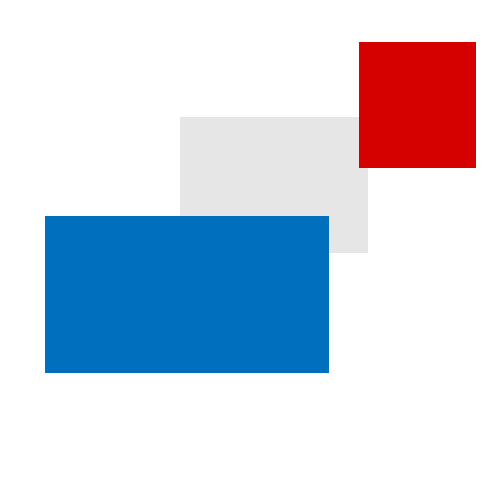
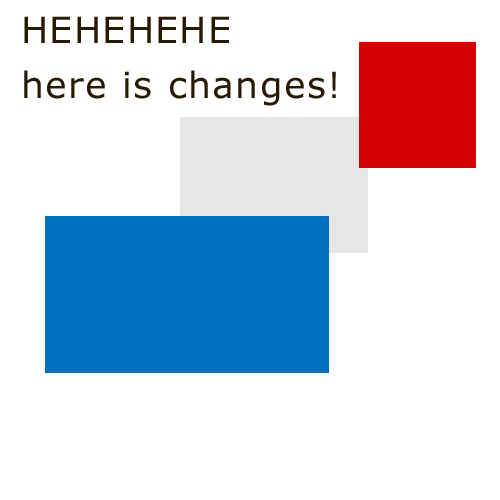
The second 500x500 image is a revision of the first. Changes to its layers:
added layer "HEHEHEHE here is changes!" above "Shape 2" over [24, 16, 336, 106]
